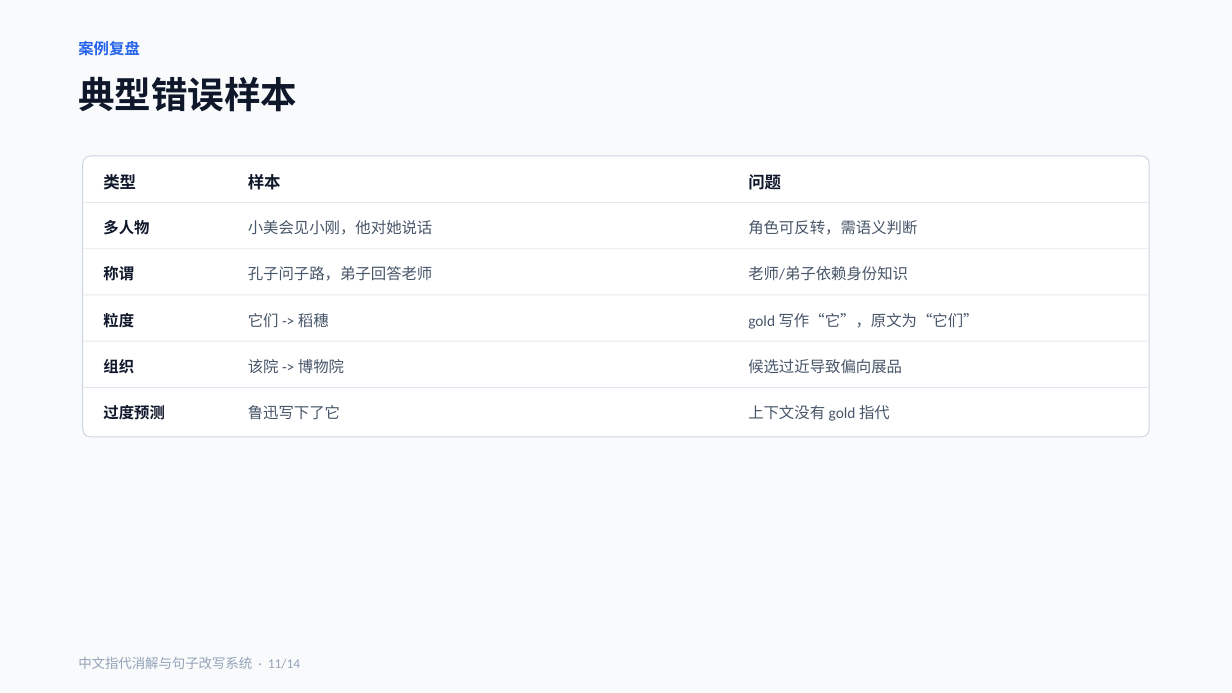
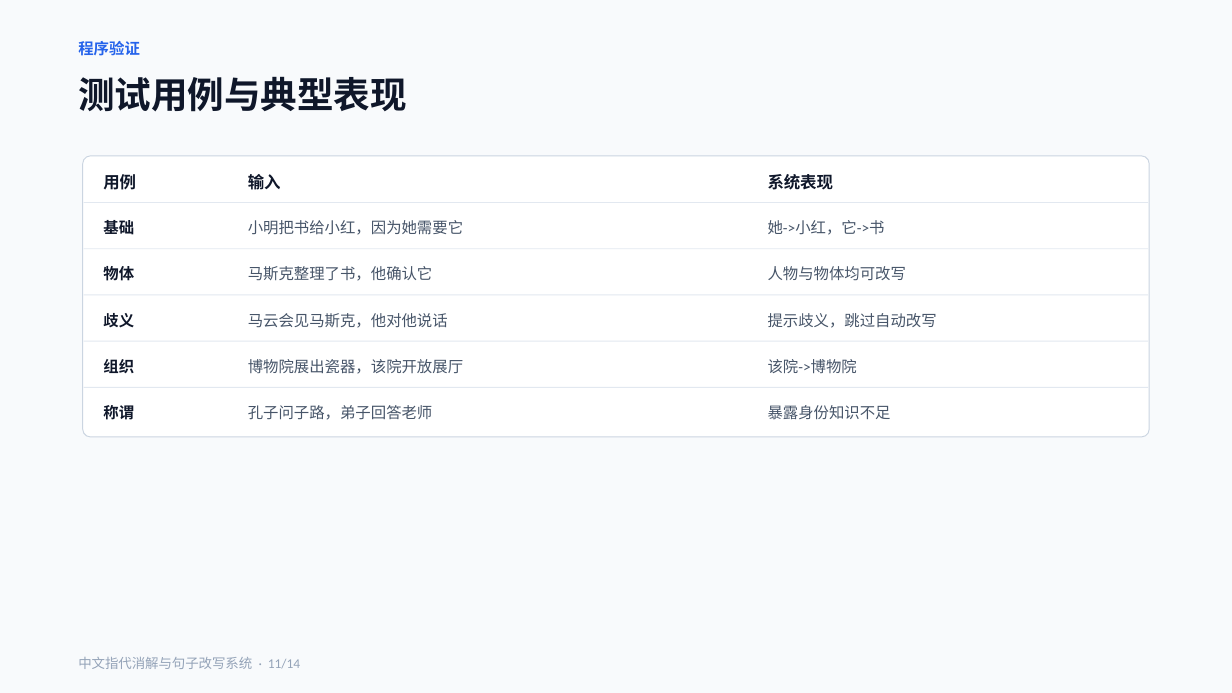
Before and after one commit to ShiningZec/chinese-coreference-rewrite, a slide deck: slide 11 of outputs/中文指代消解与句子改写系统_14页汇报PPT.pptx. Drawn at 1232x693 pixels with LibreOffice and Linux fonts; fonts in the diff are those of the drawing. Boxes give left, top, right and bottom in pixels: in the first picture for what was removed or moved away, otherwise in the second. Text is boxed around its words. In the diff, an @@ line names an element or a change of style, - is before the commit and + after.

```diff
--- a/outputs/中文指代消解与句子改写系统_14页汇报PPT.pptx
+++ b/outputs/中文指代消解与句子改写系统_14页汇报PPT.pptx
@@ text at (x1=78, y1=41, x2=140, y2=56): text changed @@
-案例复盘
+程序验证
@@ text at (x1=78, y1=76, x2=407, y2=112): text changed @@
-典型错误样本
+测试用例与典型表现
@@ text at (x1=103, y1=174, x2=136, y2=190): text changed @@
-类型
+用例
@@ text at (x1=248, y1=174, x2=281, y2=190): text changed @@
-样本
+输入
@@ text at (x1=768, y1=174, x2=833, y2=190): text changed @@
-问题
+系统表现
@@ text at (x1=103, y1=218, x2=134, y2=238): text changed @@
-多人物
+基础
@@ text at (x1=248, y1=220, x2=463, y2=235): text changed @@
-小美会见小刚，他对她说话
+小明把书给小红，因为她需要它
@@ text at (x1=768, y1=220, x2=885, y2=235): text changed @@
-角色可反转，需语义判断
+她->小红，它->书
@@ text at (x1=103, y1=266, x2=134, y2=281): text changed @@
-称谓
+物体
@@ text at (x1=248, y1=266, x2=433, y2=281): text changed @@
-孔子问子路，弟子回答老师
+马斯克整理了书，他确认它
@@ text at (x1=768, y1=266, x2=906, y2=281): text changed @@
-老师/弟子依赖身份知识
+人物与物体均可改写
@@ text at (x1=103, y1=313, x2=134, y2=328): text changed @@
-粒度
+歧义
@@ text at (x1=248, y1=313, x2=448, y2=328): text changed @@
-它们 -> 稻穗
+马云会见马斯克，他对他说话
@@ text at (x1=768, y1=313, x2=937, y2=328): text changed @@
-gold 写作“它”，原文为“它们”
+提示歧义，跳过自动改写
@@ text at (x1=248, y1=359, x2=463, y2=374): text changed @@
-该院 -> 博物院
+博物院展出瓷器，该院开放展厅
@@ text at (x1=768, y1=359, x2=857, y2=373): text changed @@
-候选过近导致偏向展品
+该院->博物院
@@ text at (x1=103, y1=405, x2=134, y2=420): text changed @@
-过度预测
+称谓
@@ text at (x1=248, y1=405, x2=433, y2=420): text changed @@
-鲁迅写下了它
+孔子问子路，弟子回答老师
@@ text at (x1=768, y1=405, x2=891, y2=420): text changed @@
-上下文没有 gold 指代
+暴露身份知识不足
```
Also in this commit, not shown: 8 other slides changed, 29 other files.
